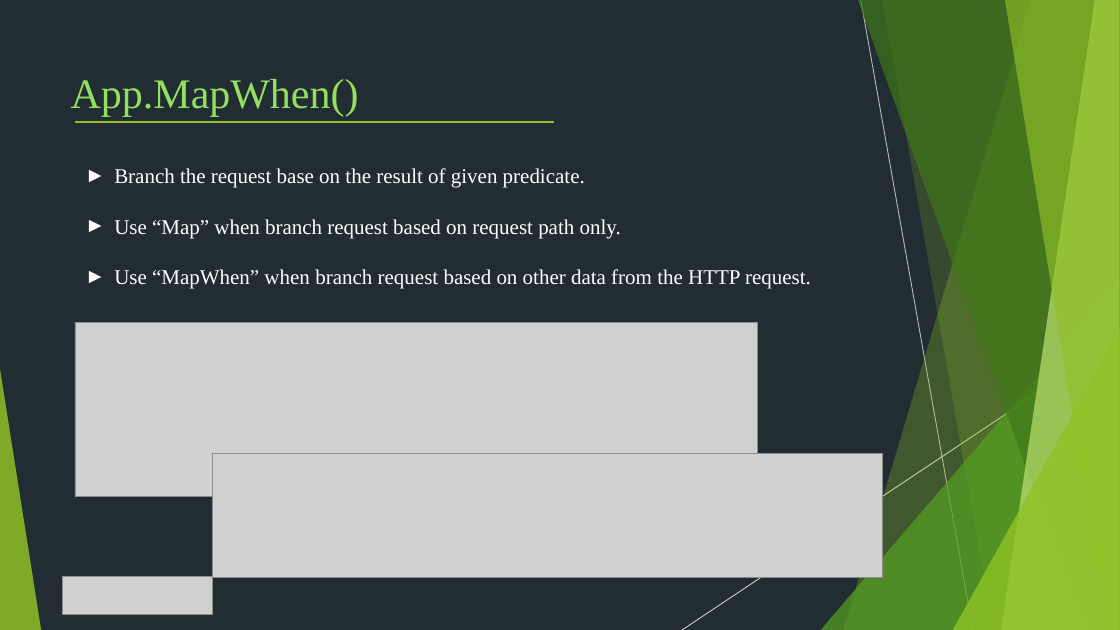
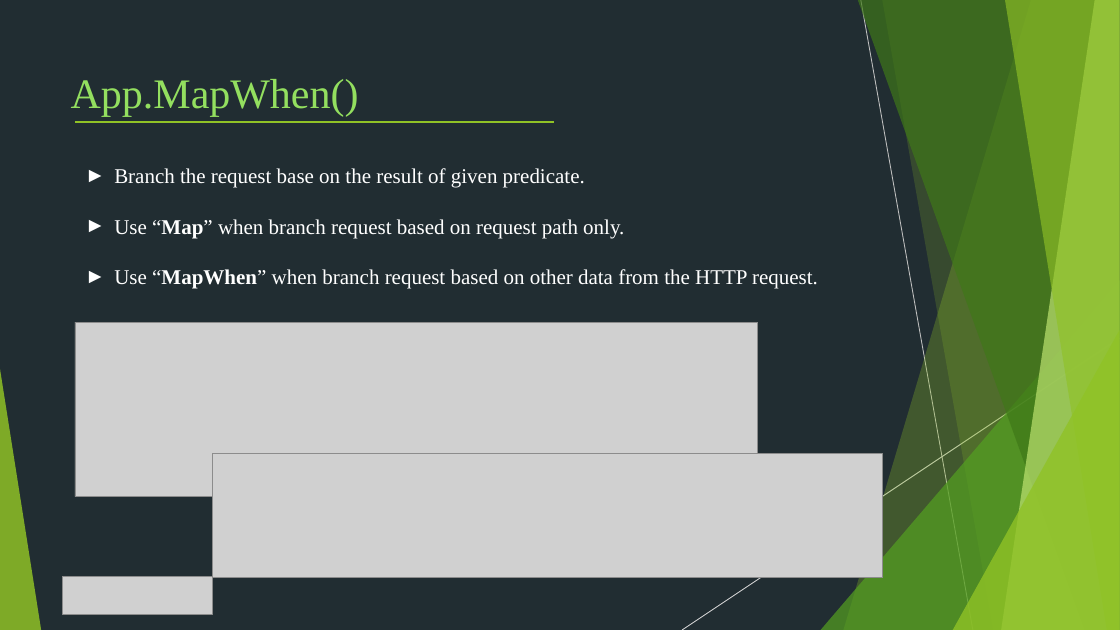
Before and after one commit to Chien-Do/Middleware-Filter, a slide deck: slide 12 of Middleware/Middleware.pptx. Drawn at 1120x630 pixels with LibreOffice and Linux fonts; fonts in the diff are those of the drawing; grey boxes stand for pictures. Boxes give left, top, right and bottom in pixels: in the first picture for what was removed or moved away, otherwise in the second. Text is boxed around its words. In the diff, an @@ line names an element or a change of style, - is before the commit and + after.

```diff
--- a/Middleware/Middleware.pptx
+++ b/Middleware/Middleware.pptx
@@ text at (x1=114, y1=219, x2=818, y2=289): bold on in "“Map”", "“MapWhen”" @@
```
Also in this commit, not shown: 3 other slides changed, 2 slides added, 1 other file.
